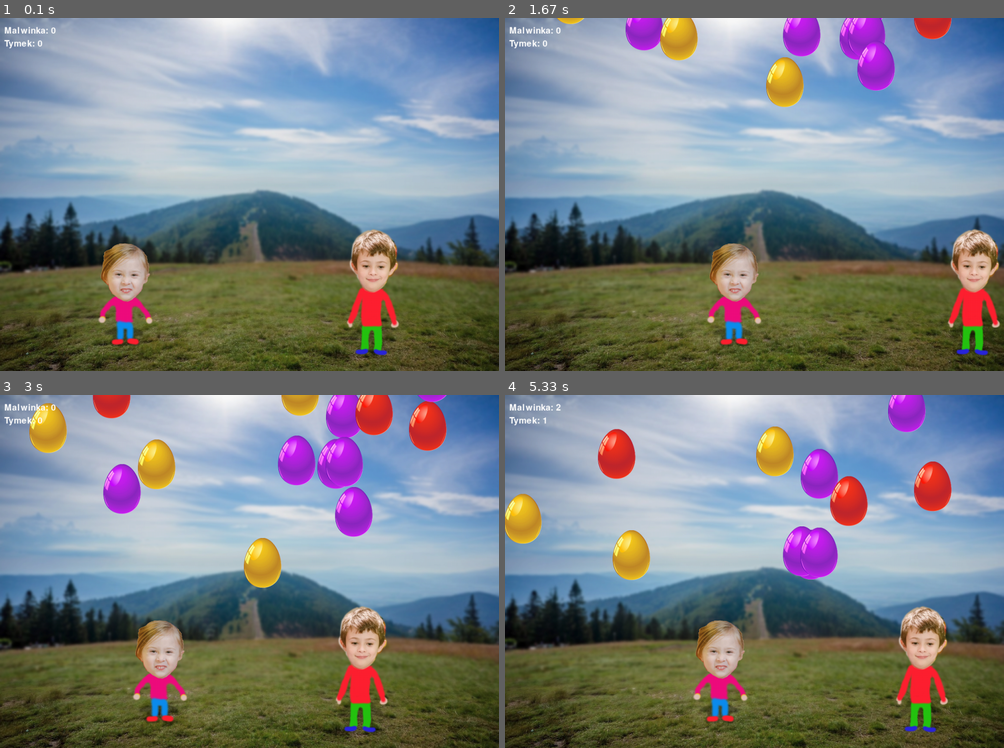
Above: before the commit, frames 1-4 (two rows, left to right).
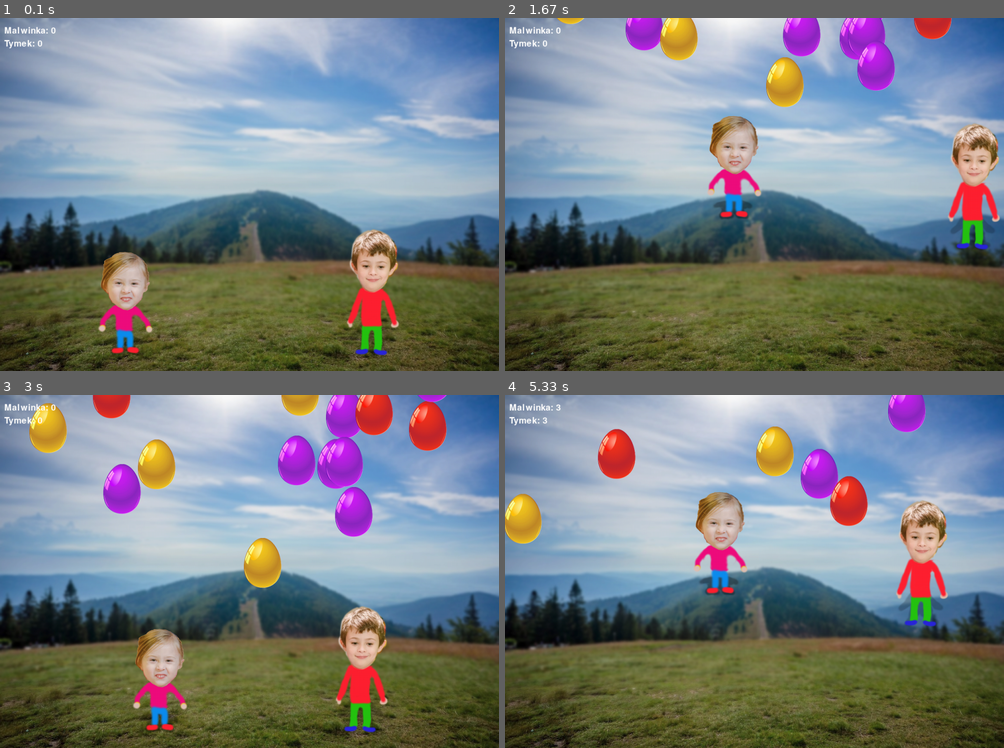
Above: after the commit, the same moments.

Repository: tymancjo/myPygame_learning
Game: pygame game, started from mit_game.py
The game is run twice, just before and just after one commit, with the same random seed, the same clock (stepped at 60 frames per second) and the same inputs.
Inputs:
- Up to frame 1 (0.1 s): no input
- Up to frame 2 (1.67 s): tap W at 0.33 s; hold Right 0.67-1.13 s; hold D 0.67-1.13 s; hold Up 1.17-1.47 s; hold W 1.17-1.47 s; hold Right from 1.5 s (still down); hold D from 1.5 s (still down)
- Up to frame 3 (3 s): release Right at 1.97 s; release D at 1.97 s; hold Left 2-2.53 s; hold A 2-2.53 s; hold Left 2.57-2.97 s; hold A 2.57-2.97 s
- Up to frame 4 (5.33 s): hold Up 3-3.37 s; hold W 3-3.37 s; hold Right 3.4-4.03 s; hold D 3.4-4.03 s; hold Left 4.07-4.53 s; hold A 4.07-4.53 s; hold Right 4.57-5.03 s; hold D 4.57-5.03 s; hold Up from 5.07 s (still down); hold W from 5.07 s (still down)

The runs differ from the first frame. In frame 1, 1.8% of the frame differs, in the area x 19-31%, y 63-96%; in frame 2, 8.5%; in frame 3, 1.8%; in frame 4, 11%, in the area x 7-90%, y 2-96%.

Commit message:
added jumps

Diff:
--- a/mit_game.py
+++ b/mit_game.py
@@ -1,3 +1,4 @@
+#!/usr/bin/env python
 # Pygame sprite Example
 import pygame
 import random
@@ -20,19 +21,45 @@
 
 class Player(pygame.sprite.Sprite):
     # sprite for the Player
-    def __init__(self, picture, x=WIDTH / 2, y=HEIGHT / 2, kLEFT = pygame.K_LEFT, kRIGHT = pygame.K_RIGHT):
+    def __init__(self, picture, x=WIDTH / 2, y=HEIGHT / 2, kLEFT = pygame.K_LEFT,
+     kRIGHT = pygame.K_RIGHT, kJUMP = pygame.K_SPACE, jumpHeight = 50):
+
         pygame.sprite.Sprite.__init__(self)
         self.image = pygame.image.load(os.path.join(img_folder, picture)).convert_alpha()
         self.rect = self.image.get_rect()
         self.rect.midbottom = (x, y)
-        self.y_speed = 5
+        self.y_speed = 0
         self.x_speed = 0
 
         self.kLEFT = kLEFT
         self.kRIGHT = kRIGHT
+        self.kJUMP = kJUMP
+
+        self.jump = False
+        self.jumpHeight = jumpHeight
+
+        self.y_init = self.rect.y
+
+    def jumpUp(self):
+
+        if self.jump:
+            self.rect.y -= self.y_speed
+
+            self.y_speed -= self.jumpHeight / 10
+            print(self.y_speed)
+
+            if self.rect.y >= self.y_init:
+                self.y_speed = 0
+                self.rect.y = self.y_init
+                self.jump = False
+        else:
+            keystate = pygame.key.get_pressed()
+            if keystate[self.kJUMP]:
+                self.jump = True
+                self.y_speed = self.jumpHeight
+
 
     def update(self):
-        # self.x_speed = 0
 
         keystate = pygame.key.get_pressed()
         if keystate[self.kLEFT]:
@@ -41,6 +68,9 @@
             self.x_speed = 8
         self.rect.x += self.x_speed
 
+
+        self.jumpUp()
+
         if self.rect.right > WIDTH:
             self.rect.right = WIDTH
             if self.x_speed > 0: self.x_speed *= -1
@@ -49,11 +79,7 @@
             self.rect.left = 0
             if self.x_speed < 0: self.x_speed *= -1
 
-        if self.rect.bottom > HEIGHT - 10:
-            self.y_speed *= -1
-
-        if self.rect.top < 10 and self.y_speed < 0:
-            self.y_speed *= -1
+
 
 class Mob(pygame.sprite.Sprite):
 
@@ -123,12 +149,14 @@
 
 
 
-tymek = Player('tymek.png', WIDTH*3/4, HEIGHT-30, kLEFT = pygame.K_a, kRIGHT = pygame.K_d)
+tymek = Player('tymek.png', WIDTH*3/4, HEIGHT-30, kLEFT = pygame.K_a,
+                kRIGHT = pygame.K_d, kJUMP = pygame.K_w)
 all_sprites.add(tymek)
 dzieci.add(tymek)
 tymekCount = 0
 
-malwinka = Player('malwina.png',WIDTH /4, HEIGHT-50, kLEFT = pygame.K_LEFT, kRIGHT = pygame.K_RIGHT)
+malwinka = Player('malwina.png',WIDTH /4, HEIGHT-30, kLEFT = pygame.K_LEFT,
+                kRIGHT = pygame.K_RIGHT, kJUMP = pygame.K_UP, jumpHeight = 65)
 all_sprites.add(malwinka)
 dzieci.add(malwinka)
 malwinaCount = 0
@@ -174,13 +202,16 @@
 
     if  tymekCount + malwinaCount < totalEggs:
         all_sprites.update()
+
         screen.blit(imgBck, (0,0))
-
         all_sprites.draw(screen)
-        # *after* drawing everything, flip the display
         scores('Malwinka','Tymek',malwinaCount,tymekCount,font)
 
     else:
+        screen.blit(imgBck, (0,0))
+        all_sprites.draw(screen)
+        scores('Malwinka','Tymek',malwinaCount,tymekCount,font)
+
         if tymekCount < malwinaCount:
             wynik=font.render("KONIEC! Wygrała Malwinka!", 1,(255,255,255))
         elif tymekCount > malwinaCount:
@@ -190,7 +221,10 @@
         else:
             wynik=font.render("KONIEC! Naciśnij ESC aby wznowić", 1,(255,255,255))
 
+        scores('Malwinka','Tymek',malwinaCount,tymekCount,font)
         screen.blit(wynik, (WIDTH/2, 150))
+
+
 
         for mob in mobs.sprites():
             mob.kill()
